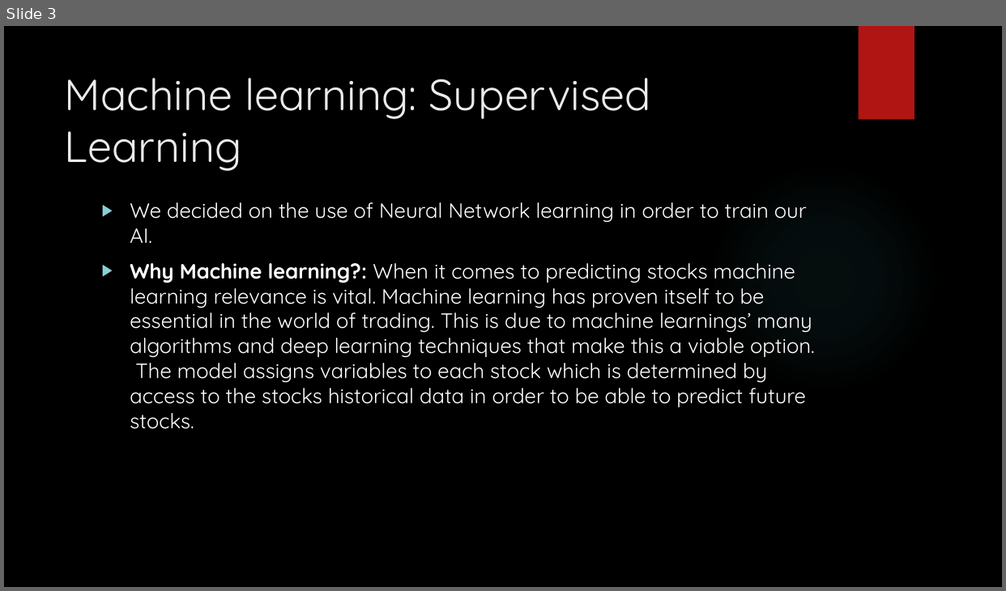
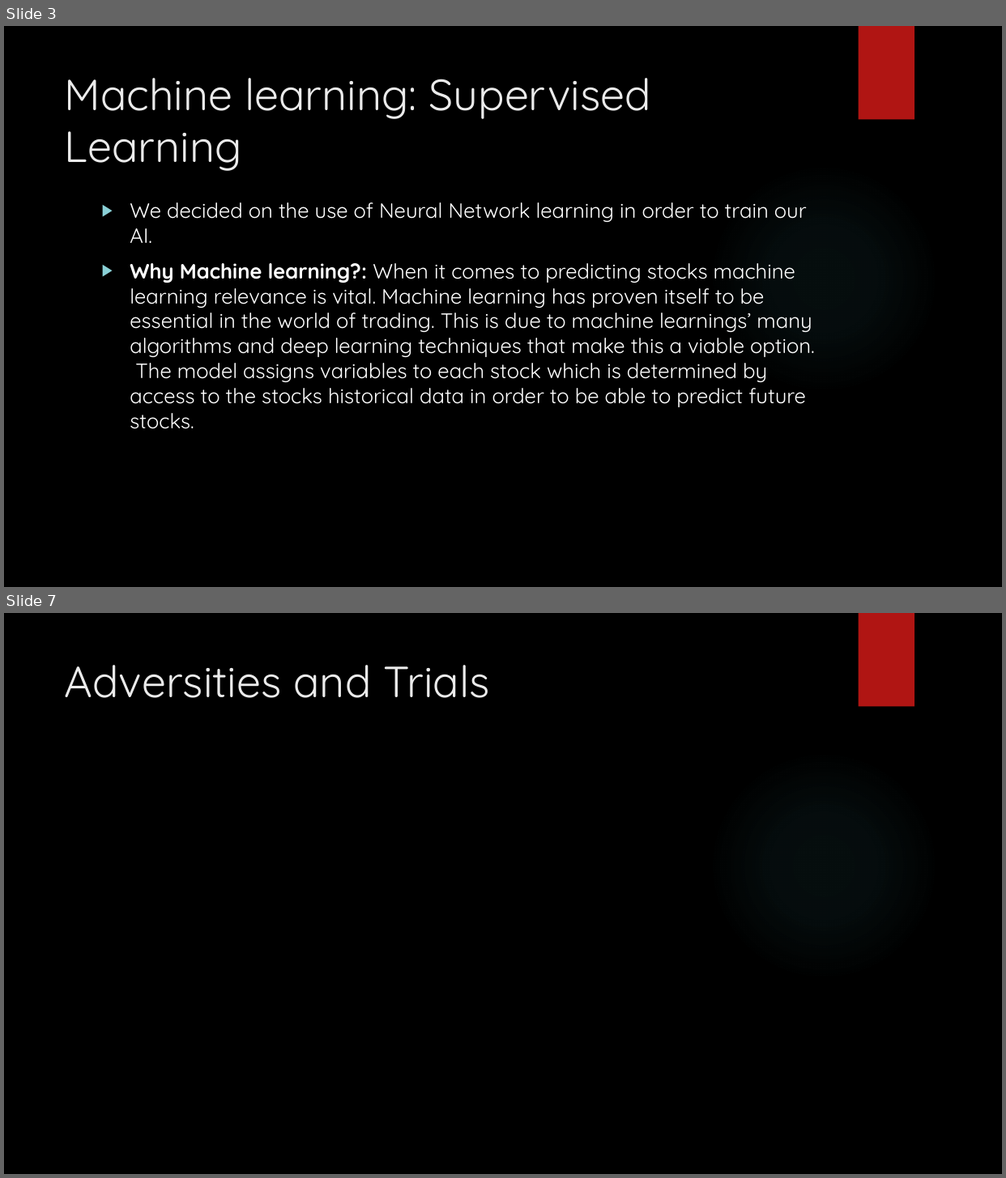
Before and after one commit to Damien-Nguyen/Analysis-of-Optimal-Investment-Portfolio, a slide deck: Stock Price Predictions & Analysis.pptx. Shown one above the other, each under a label of ours: slide 3 before the commit, slides 3 and 7 after it; the slides between them are not shown. The pictures are 1006x591 and 1006x1178 pixels, drawn with LibreOffice and Linux fonts; fonts in the diff are those of the drawing; background and template pictures are left out. Boxes give left, top, right and bottom in pixels: in the first picture for what was removed or moved away, otherwise in the second. Text is boxed around its words. In the diff, an @@ line names an element or a change of style, - is before the commit and + after.

```diff
--- a/Stock Price Predictions & Analysis.pptx
+++ b/Stock Price Predictions & Analysis.pptx
@@ slide 7 added at bbox=[4, 613, 1002, 1174], background picture (left out); not listed: 2 template elements that a slide beside it also shows @@
@@ title added at bbox=[65, 665, 490, 698], 42 pt, text #EBEBEB @@
+Adversities and Trials
```
Also in this commit, not shown: 1 slide changed, 3 other slides added, 5 slides removed.
